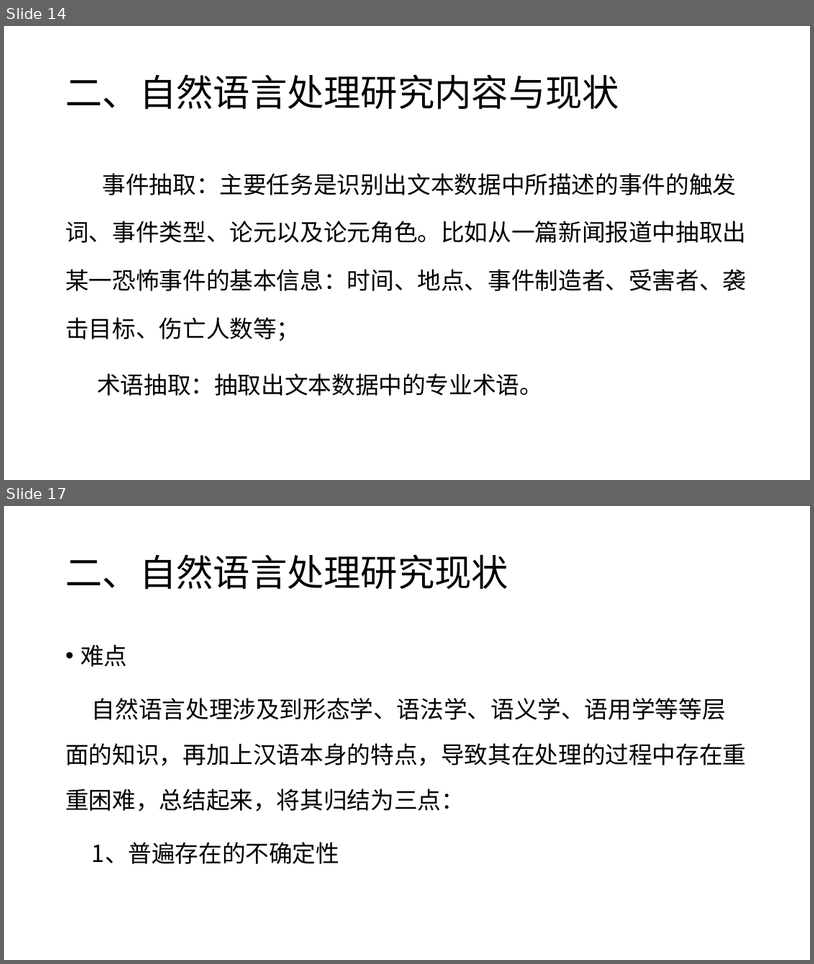
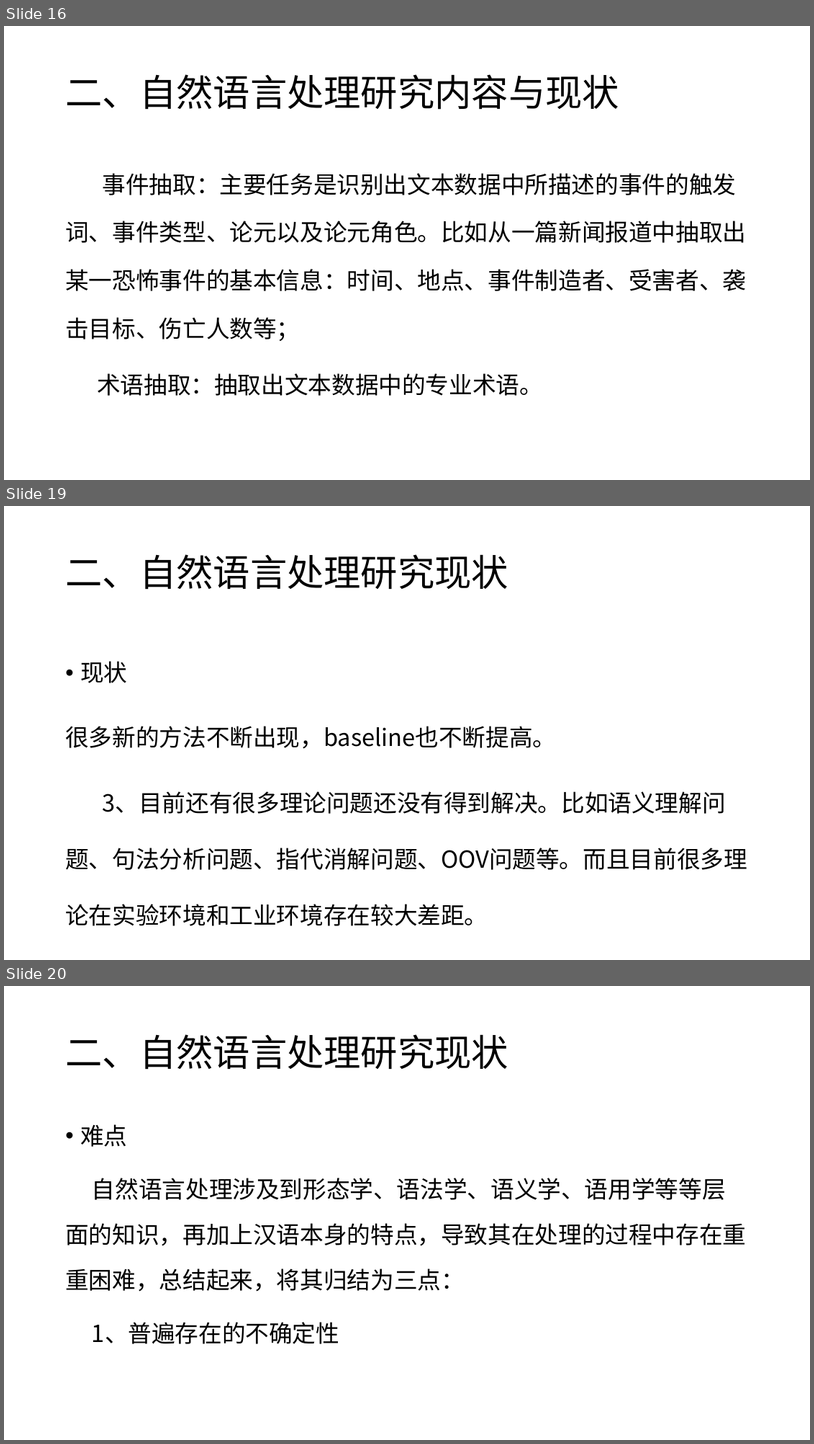
Before and after one commit to charlesXu86/Chatbot_CN, a slide deck: Chatbot_Doc/课程/自然语言处理-1.pptx. Shown one above the other, each under a label of ours: slides 14 and 17 before the commit, slides 16, 19 and 20 after it; the slides between them are not shown. The pictures are 814x964 and 814x1444 pixels, drawn with LibreOffice and Linux fonts; fonts in the diff are those of the drawing. Boxes give left, top, right and bottom in pixels: in the first picture for what was removed or moved away, otherwise in the second. Text is boxed around its words. In the diff, an @@ line names an element or a change of style, - is before the commit and + after.

```diff
--- a/Chatbot_Doc/课程/自然语言处理-1.pptx
+++ b/Chatbot_Doc/课程/自然语言处理-1.pptx
@@ slide 19 added at <box>4,506,810,960</box>, background #FFFFFF @@
@@ title added at <box>65,554,509,589</box>, 44 pt, text #000000 @@
+二、自然语言处理研究现状
@@ text added at <box>65,661,748,926</box>, 28 pt, text #000000 @@
+• 现状
+很多新的方法不断出现，baseline也不断提高。
+3、目前还有很多理论问题还没有得到解决。比如语义理解问题、句法分析问题、指代消解问题、OOV问题等。而且目前很多理论在实验环境和工业环境存在较大差距。
@@ what was slide 14 is now slide 16 @@
@@ what was slide 17 is now slide 20 @@
```
Also in this commit, not shown: 8 slides changed, 7 other slides added, 1 slide removed.
